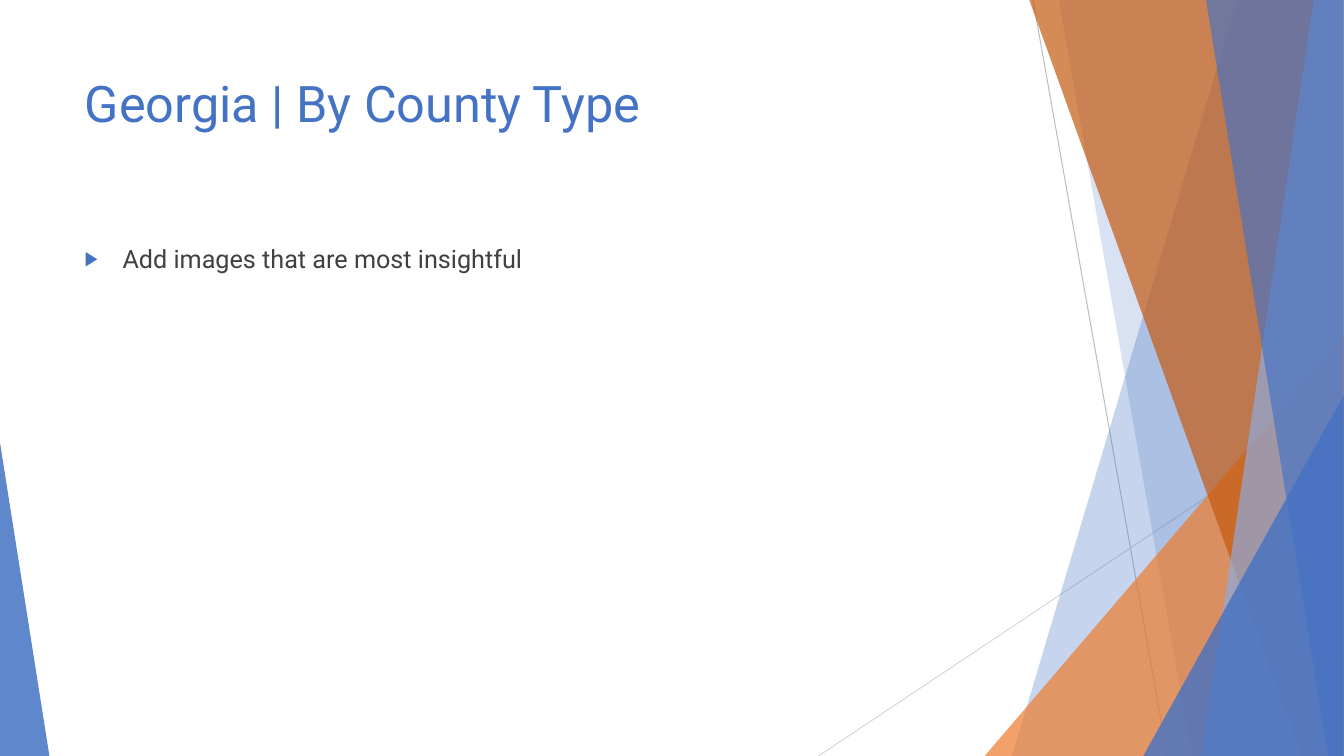
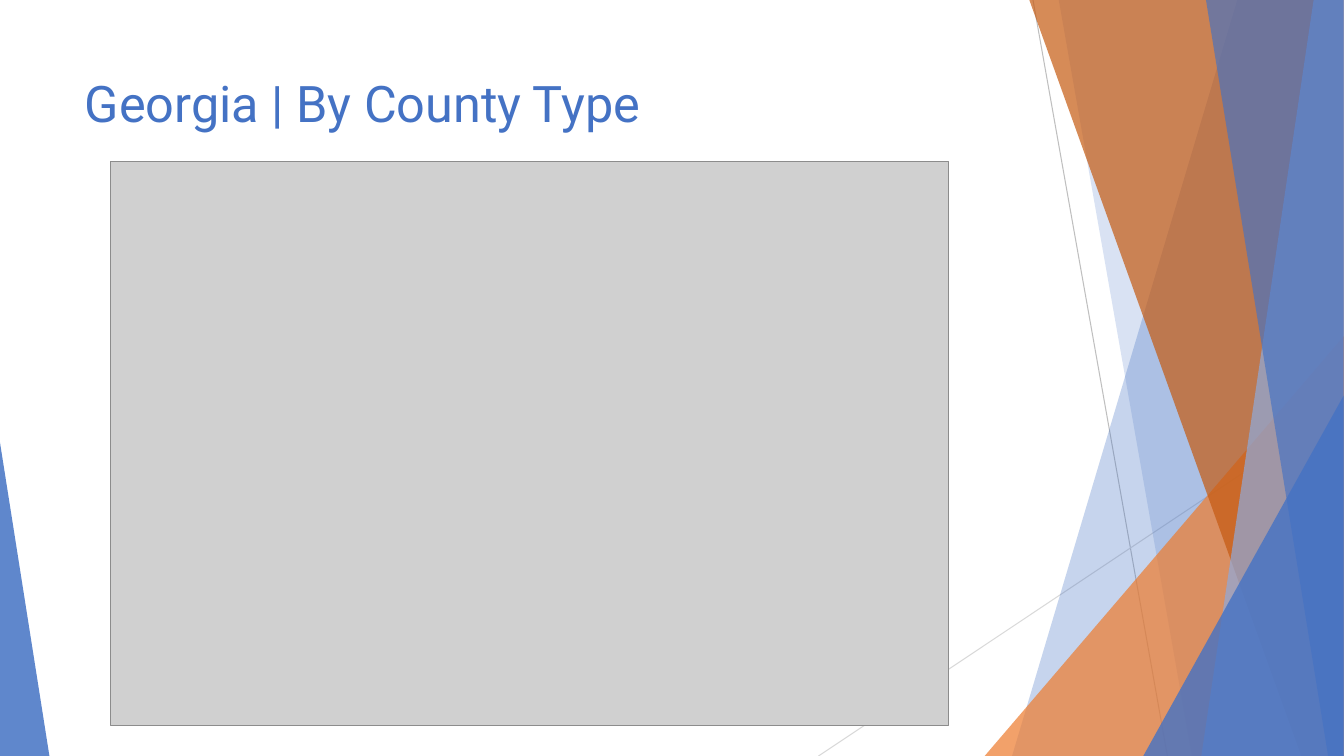
Before and after one commit to ghteds/healthproject, a slide deck: slide 8 of AdditionalResources/Air Quality and Asthma.pptx (slide 9 before the commit). Drawn at 1344x756 pixels with LibreOffice and Linux fonts; fonts in the diff are those of the drawing; grey boxes stand for pictures. Boxes give left, top, right and bottom in pixels: in the first picture for what was removed or moved away, otherwise in the second. Text is boxed around its words. In the diff, an @@ line names an element or a change of style, - is before the commit and + after.

```diff
--- a/AdditionalResources/Air Quality and Asthma.pptx
+++ b/AdditionalResources/Air Quality and Asthma.pptx
@@ picture added at box(111, 161, 949, 726) @@
@@ text removed at box(123, 249, 522, 274) @@
-▶ Add images that are most insightful
```
Also in this commit, not shown: 8 other slides changed, 4 slides added, 4 slides removed.
